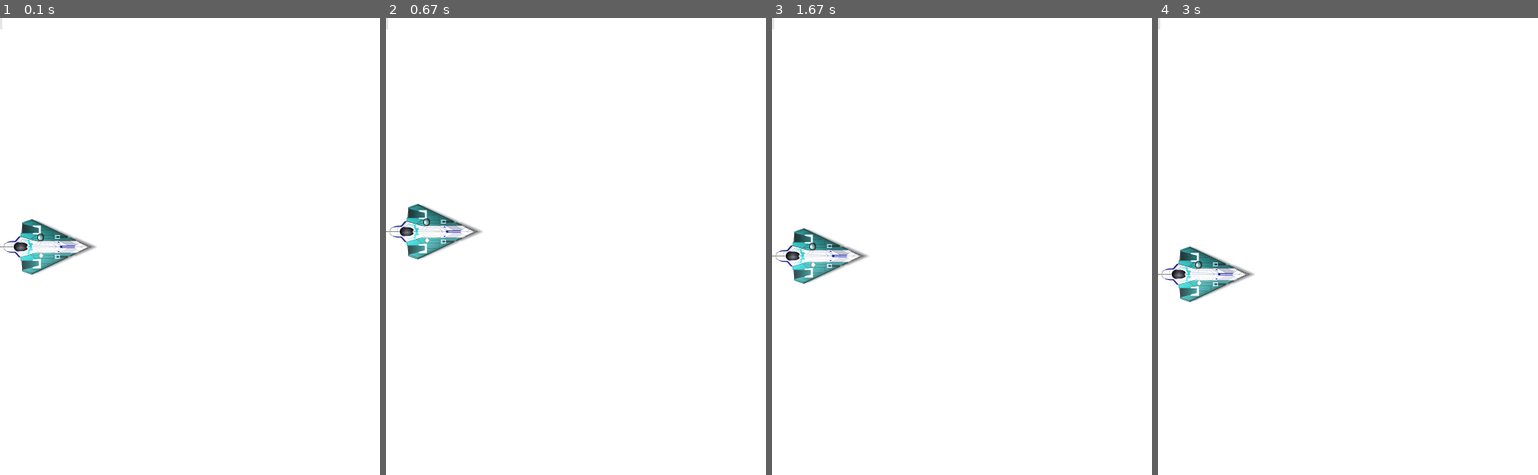
Above: before the commit, frames 1-4 (left to right).
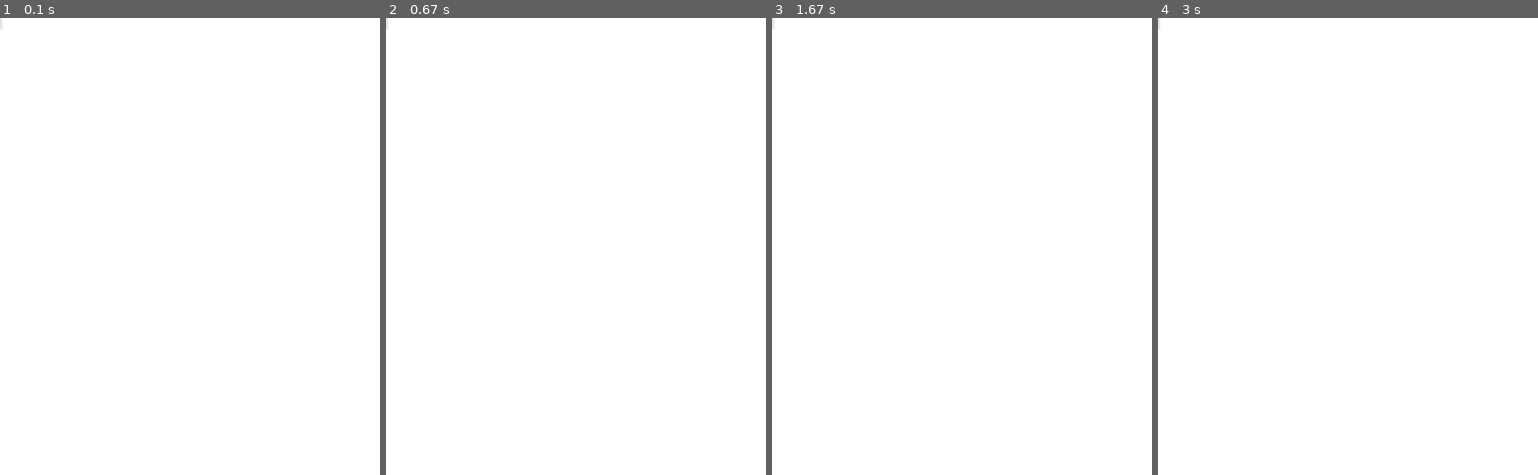
Above: after the commit, the same moments.

Repository: MarwanBit/python_crash_course_practice_files
Game: pygame game, started from pygame_experimentation/12-5_sideways_shooter.py
Same seed, same stepped clock (60 frames per second), same inputs: the game is played once before the commit and once after it.
Inputs:
- Up to frame 1 (0.1 s): no input
- Up to frame 2 (0.67 s): hold Right from 0.33 s (still down)
- Up to frame 3 (1.67 s): release Right at 0.8 s; hold Left from 1.33 s (still down)
- Up to frame 4 (3 s): release Left at 1.87 s

The runs differ from the first frame. In frame 1, 1.3% of the frame differs, in the area x 0-26%, y 44-57%; in frame 2, 1.3%; in frame 3, 1.3%; in frame 4, 1.3%.

Commit message:
Update 12-5_sideways_shooter.py

Diff:
--- a/pygame_experimentation/12-5_sideways_shooter.py
+++ b/pygame_experimentation/12-5_sideways_shooter.py
@@ -118,7 +118,7 @@
 	bullet.draw_bullet()
 
 	#draw the ship
-	ship.draw_sprite()
+	#ship.draw_sprite()
 
 
 	#updates the screen
